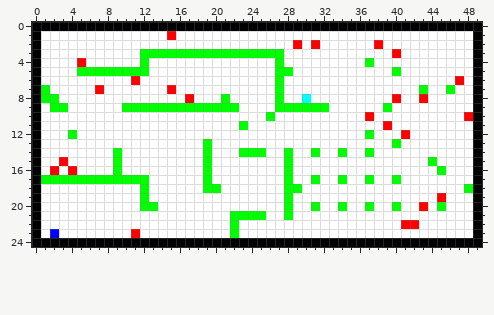
Pixel-art sprite, stored at states/uranus.png. That is the earlier state.
The file is 50x25 pixels.
The result:
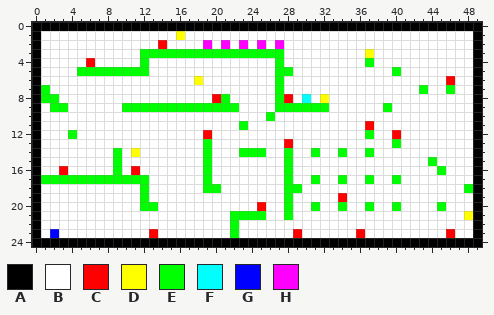
Palette (. is transparent): A #000000  B #ffffff  C #ff0000  D #ffff00  E #00ff00  F #00ffff  G #0000ff  H #ff00ff
Diff:
The author changed colour C to colour B in row 1 at x 15; in row 2 at x 29, 31 and 38; in row 3 at x 40; in row 4 at x 5; in row 6 at x 11 and 47; in row 7 at x 7 and 15.
The author changed colour C to colour B in row 8 at x 17, 40 and 43; in row 10 at x 37 and 48; in row 11 at x 39; in row 12 at x 41; in row 15 at x 3; in row 16 at x 2 and 4.
The author changed colour C to colour B in row 19 at x 45; in row 20 at x 43; in row 22 at x 41 to 42; in row 23 at x 11.
The author changed colour B to colour C in row 2 at x 14; in row 4 at x 6; in row 6 at x 46; in row 8 at x 20 and 28; in row 11 at x 37; in row 12 at x 19 and 40.
The author changed colour B to colour C in row 13 at x 28; in row 16 at x 3 and 11; in row 19 at x 34; in row 20 at x 25; in row 23 at x 13, 29, 36 and 46.
The author changed colour B to colour D in row 1 at x 16; in row 3 at x 37; in row 6 at x 18; in row 8 at x 32; in row 14 at x 11; in row 21 at x 48.
The author changed colour B to colour H in row 2 at x 19, 21, 23, 25 and 27.
